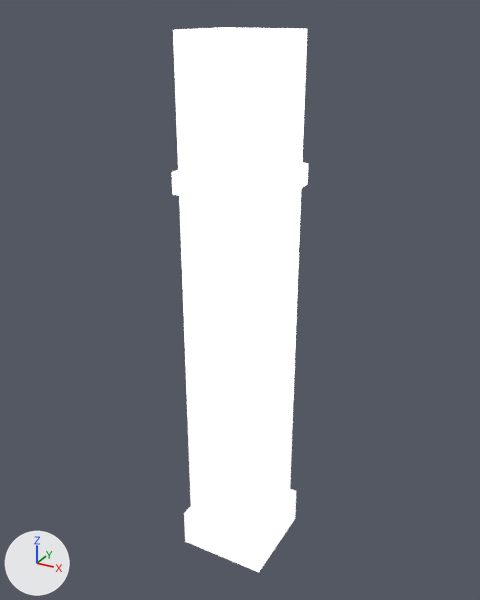
The glTF model packages/client/public/props/hp_pillar.glb: old version first, new version second.
One viewpoint serves both versions: a camera (50 mm lens) standing at (2.01, -3.68, 3.86) and looking at (-0.04, 0.04, 2.0). The lights are fixed; the arrows at lower left show +X, +Y and +Z. The first picture is the older version. Where no turn or scale is listed for an object, it has been applied to the vertices.

The scene before the commit, as lines of its bpy script (objects in view):
```python
mat_walls_1 = bpy.data.materials.new('Walls_1')
mat_walls_1.use_nodes = True; mat_walls_1.node_tree.nodes.clear()
_N = mat_walls_1.node_tree.nodes; _L = mat_walls_1.node_tree.links
n0 = _N.new('ShaderNodeBsdfPrincipled'); n0.name = 'Principled BSDF'
n0.inputs[2].default_value = 0.8  # 'Roughness'
n0.inputs[28].default_value = 1.0  # 'Emission Strength'
n1 = _N.new('ShaderNodeOutputMaterial'); n1.name = 'Material Output'
n2 = _N.new('ShaderNodeVertexColor'); n2.name = 'Color Attribute'
_L.new(n0.outputs[0], n1.inputs[0])  # 'BSDF' to 'Surface'
_L.new(n2.outputs[0], n0.inputs[0])  # 'Color' to 'Base Color'
me_pillar = bpy.data.meshes.new('Pillar')
me_pillar.from_pydata(...)  # 228 vertices, 452 faces; spans x -0.33..0.33, y -0.33..0.33, z -1.87..1.87
me_pillar.materials.append(mat_walls_1)
ob_pillar = bpy.data.objects.new('Pillar', me_pillar)
ob_pillar.location = (0.0, 0.0, 1.875)
```
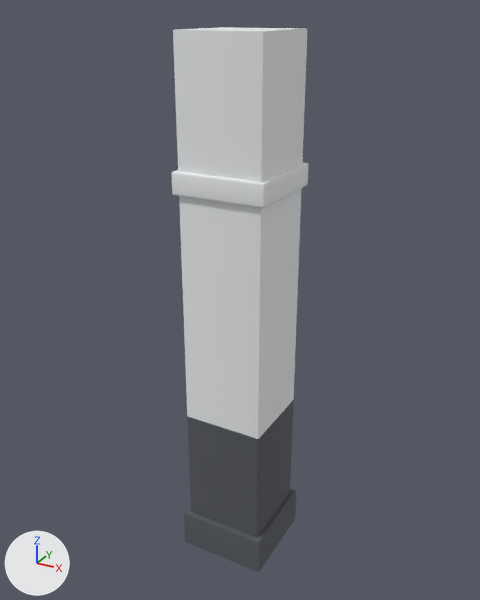
The change, as a diff of the scene's bpy script:
```diff
--- a/packages/client/public/props/hp_pillar.glb.py
+++ b/packages/client/public/props/hp_pillar.glb.py
@@ mat_walls_1 @@
 n0 = _N.new('ShaderNodeBsdfPrincipled'); n0.name = 'Principled BSDF'
 n0.inputs[2].default_value = 0.8  # 'Roughness'
-n0.inputs[28].default_value = 1.0  # 'Emission Strength'
 n1 = _N.new('ShaderNodeOutputMaterial'); n1.name = 'Material Output'
```

Changed parts and their boxes [x1, y1, x2, y2] in the pictures (480 x 600 px):
'Pillar', surface changed (white to grey): [172, 27, 308, 572] in both
